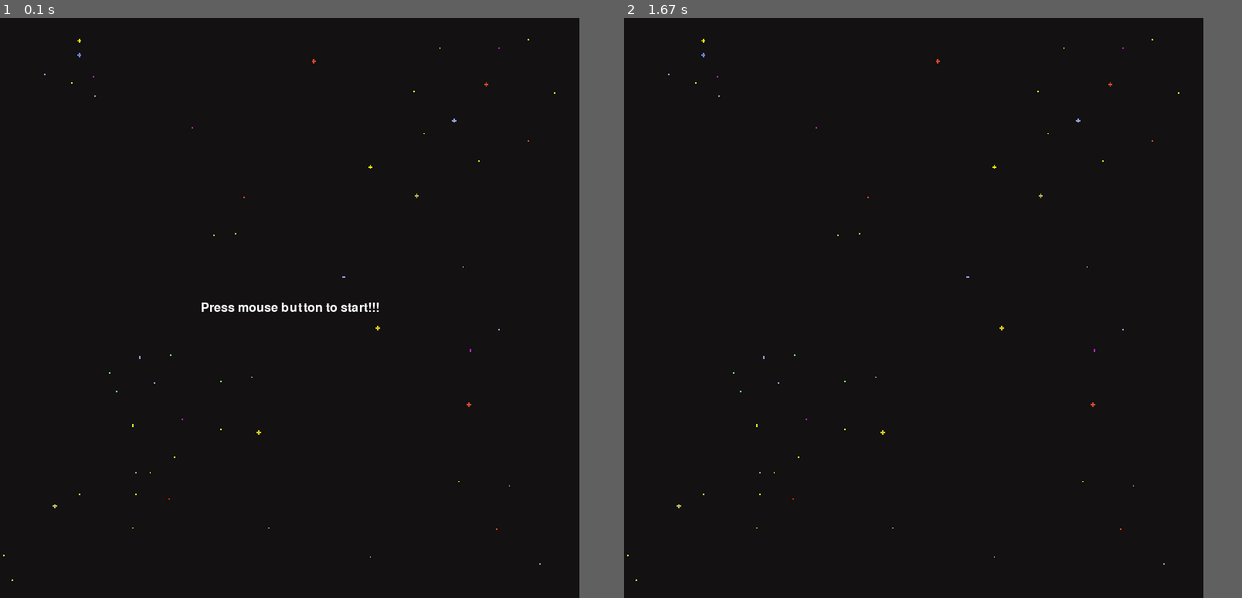
Above: before the commit, frames 1-2 (left to right).
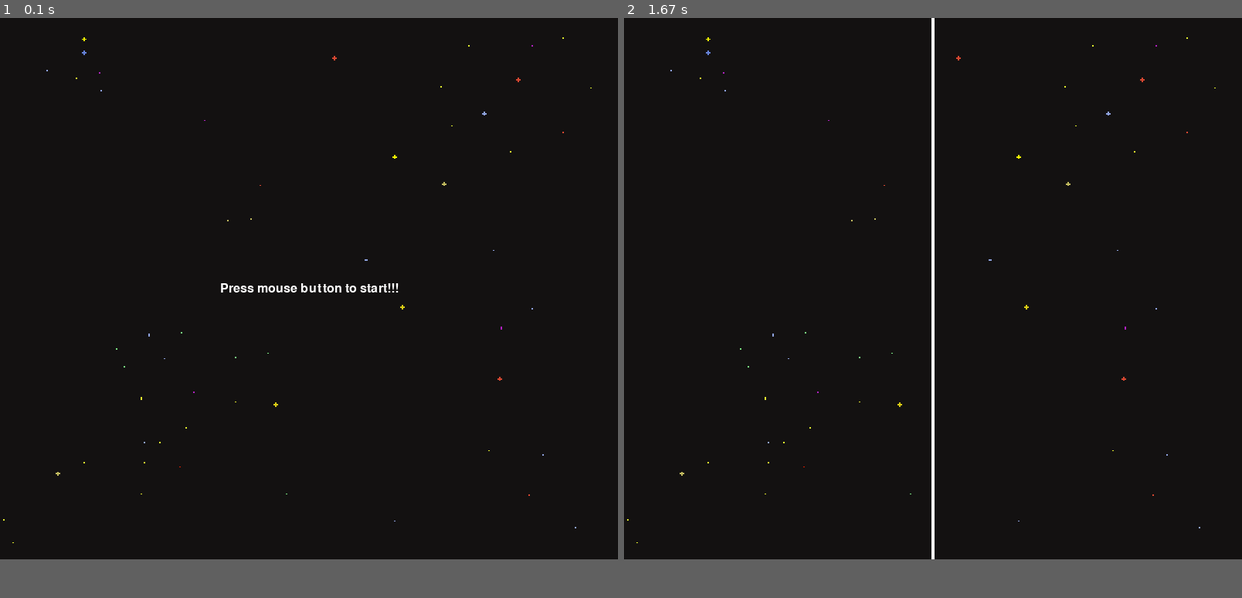
Above: after the commit, the same moments.

Repository: WiktorB2004/Pong-Python_pygame
Game: pygame game, started from main.py
Same seed, same stepped clock (60 frames per second), same inputs: the game is played once before the commit and once after it.
Inputs (mouse positions are in pixels of both pictures, inside the frame that each line leads up to):
- Up to frame 1 (0.1 s): no input
- Up to frame 2 (1.67 s): click (933, 290) at 0.38 s
In our replay, the window is 750x750 before the commit and 800x700 after it. These sizes can differ from the game's own. Grey fills any space a smaller window leaves; there, only what the larger window draws over its background counts as a difference.

The runs differ from the first frame. In frame 1, 0.6% of the frame differs, in the area x 0-96%, y 3-98%; in frame 2, 0.6%, in the area x 0-96%, y 0-98%.

Commit message:
Created middle border

Diff:
--- a/main.py
+++ b/main.py
@@ -4,17 +4,16 @@
 # pygame initializations
 pygame.init()
 pygame.font.init()
-
 # Window variables
-WIDTH, HEIGHT = 750, 750
+WIDTH, HEIGHT = 800, 700
 WIN = pygame.display.set_mode((WIDTH, HEIGHT))
 pygame.display.set_caption('Pong')
 BG = pygame.transform.scale(pygame.image.load(os.path.join('Assets', 'background-black.png')), (WIDTH, HEIGHT))
+BORDER = pygame.Rect(WIDTH//2 - 2, 0, 4, HEIGHT)
 
 # Color variables
 WHITE = (255, 255, 255)
 BLACK = (0, 0, 0)
-
 # Classes
 class Paddle():
     pass
@@ -30,6 +29,7 @@
 
     def redraw_window(window):
         window.blit(BG, (0, 0))
+        pygame.draw.rect(WIN, WHITE, BORDER)
         pygame.display.update()
 
     while run:
